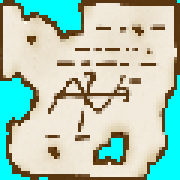
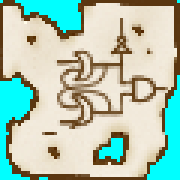
The second 180px x 180px image is a revision of the first. Changes to its layers:
added layer "背景" (1st of 4) above "背景" over [42, 18, 168, 141]
hid "背景" (3rd of 4) over [45, 24, 168, 144]
painted on "圖層 2" over [6, 78, 120, 162]
